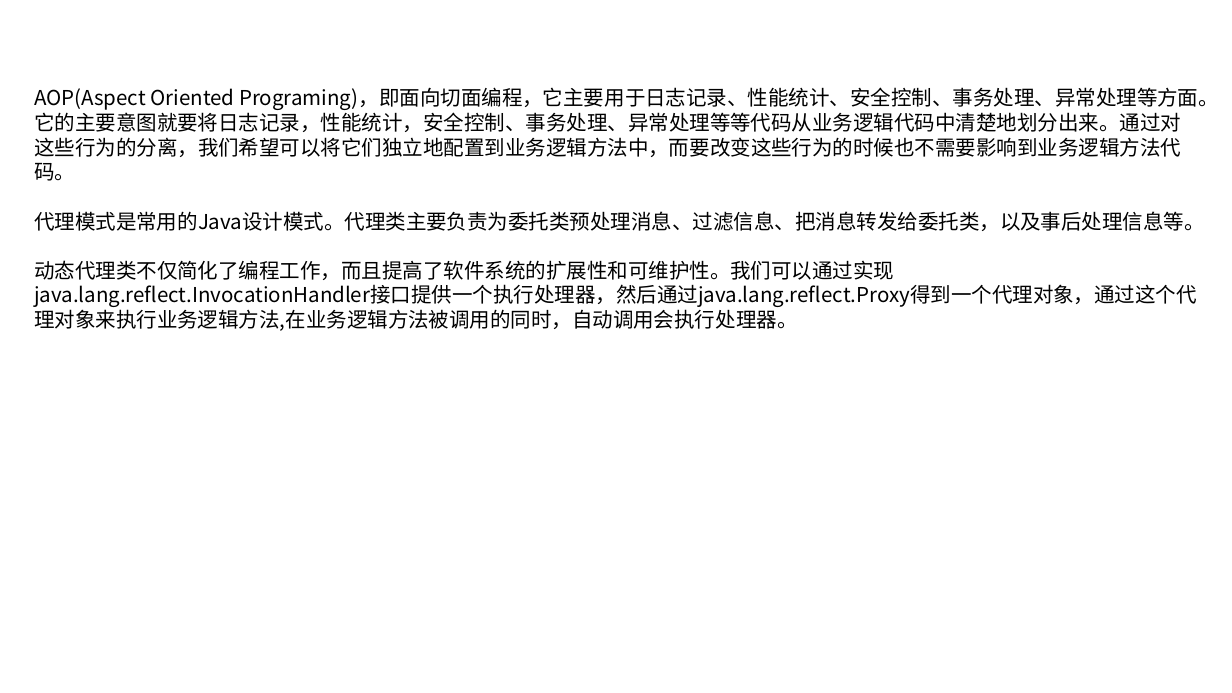
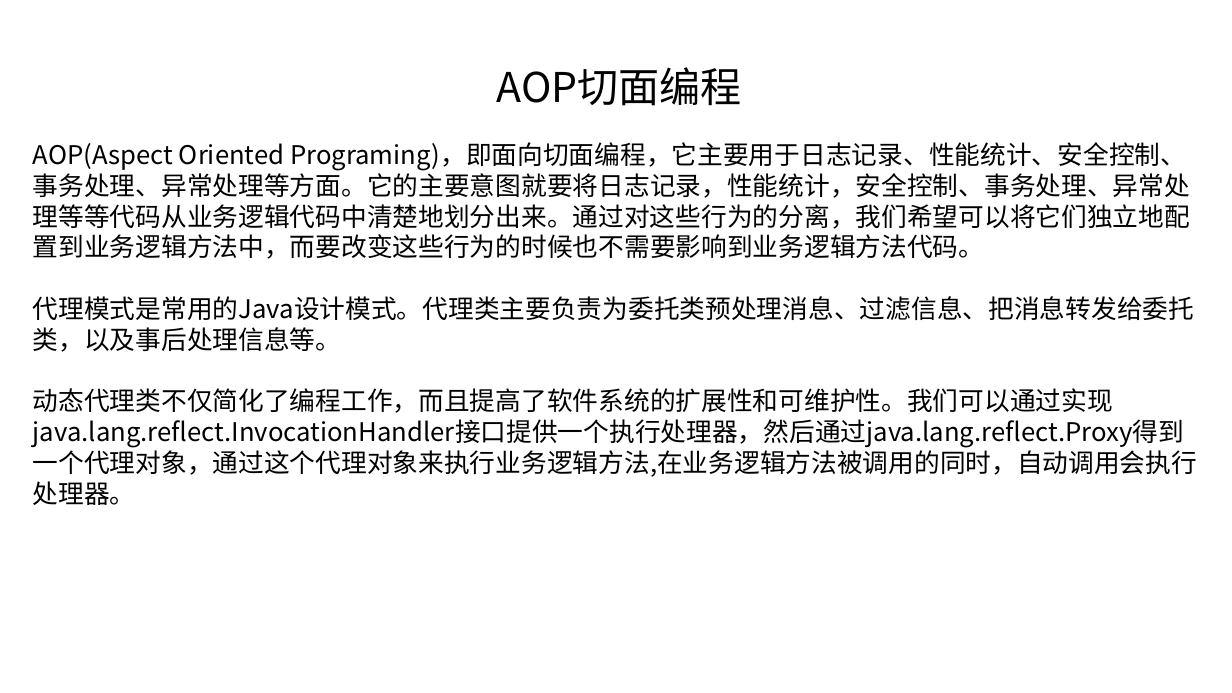
Before and after one commit to linkknown/PPT, a slide deck: slide 13 of 基础PPT/第9章：Java反射简介.pptx (slide 12 before the commit). Drawn at 1232x693 pixels with LibreOffice and Linux fonts; fonts in the diff are those of the drawing; background and template pictures are left out. Boxes give left, top, right and bottom in pixels: in the first picture for what was removed or moved away, otherwise in the second. Text is boxed around its words. In the diff, an @@ line names an element or a change of style, - is before the commit and + after.

```diff
--- a/基础PPT/第9章：Java反射简介.pptx
+++ b/基础PPT/第9章：Java反射简介.pptx
@@ text added at box(497, 67, 742, 106), 32 pt, text #000000 @@
+AOP切面编程
@@ text "AOP(Aspect Oriented Programing)，即面向切面编程，它主要用于日志记录、性能统计、安全控制、 ...": place and size @@
-text "AOP(Aspect Oriented Programing)，即面向切面编程，它主要用于日志记录、性能统计、安全控制、 ..." at box(34, 87, 1219, 331)
+text "AOP(Aspect Oriented Programing)，即面向切面编程，它主要用于日志记录、性能统计、安全控制、 ..." at box(33, 142, 1197, 505)
@@ text "AOP(Aspect Oriented Programing)，即面向切面编程，它主要用于日志记录、性能统计、安全控制、 ..." at box(33, 142, 1197, 505): size 16 to 20 pt @@
```
Also in this commit, not shown: 5 other slides changed, 3 slides added, 6 slides removed, 1 other file.
